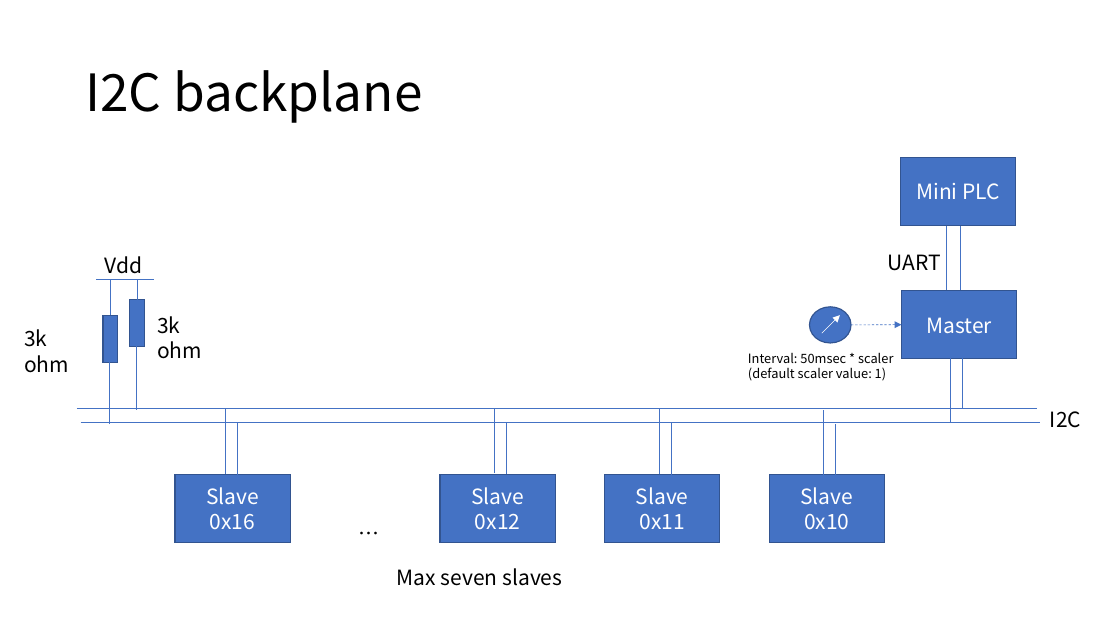
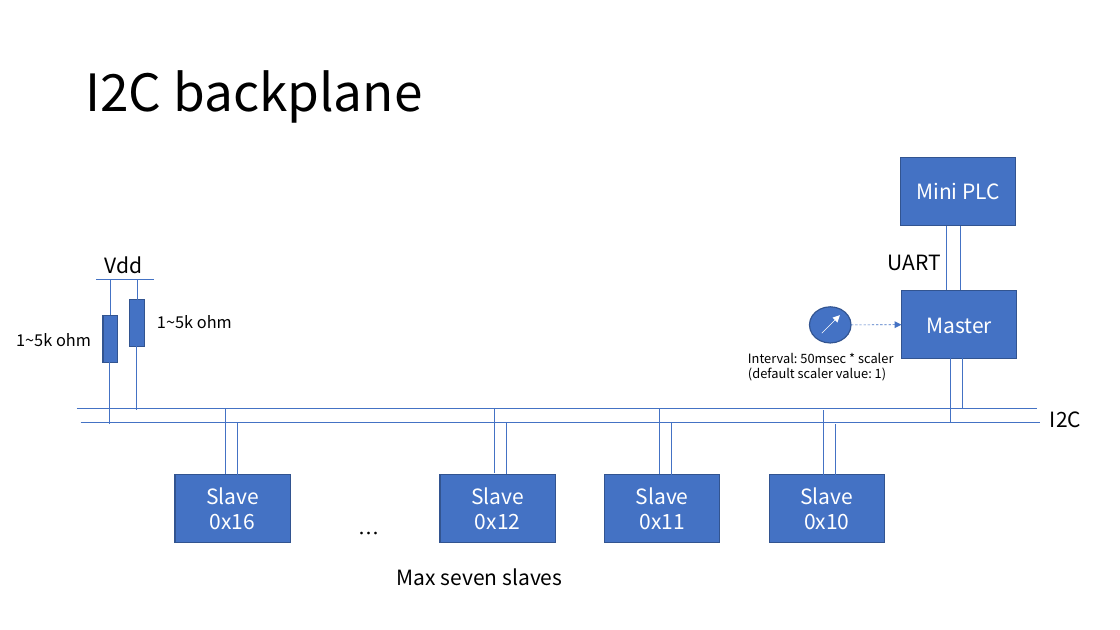
Before and after one commit to araobp/sensor-network, a slide deck: slide 3 of doc/I2C_BACKPLANE_SPEC.pptx. Drawn at 1120x630 pixels with LibreOffice and Linux fonts; fonts in the diff are those of the drawing. Boxes give left, top, right and bottom in pixels: in the first picture for what was removed or moved away, otherwise in the second. Text is boxed around its words. In the diff, an @@ line names an element or a change of style, - is before the commit and + after.

```diff
--- a/doc/I2C_BACKPLANE_SPEC.pptx
+++ b/doc/I2C_BACKPLANE_SPEC.pptx
@@ text at box(157, 315, 232, 328): text changed; size 18 to 14 pt @@
-3k ohm
+1~5k ohm
@@ text at box(16, 333, 91, 346): text changed; size 18 to 14 pt @@
-3k ohm
+1~5k ohm
```
Also in this commit, not shown: 3 other slides changed, 1 slide removed, 16 other files.
